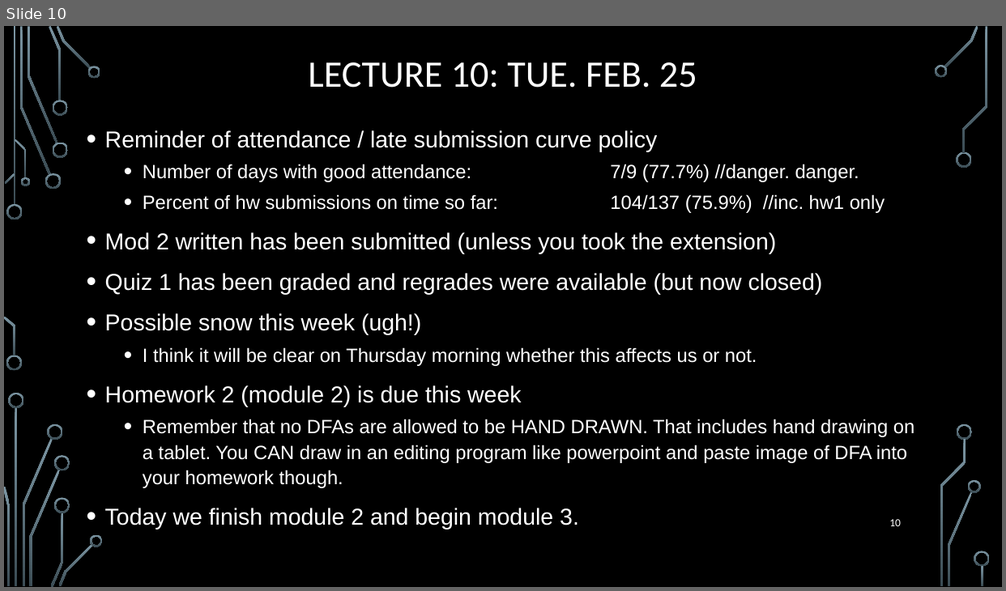
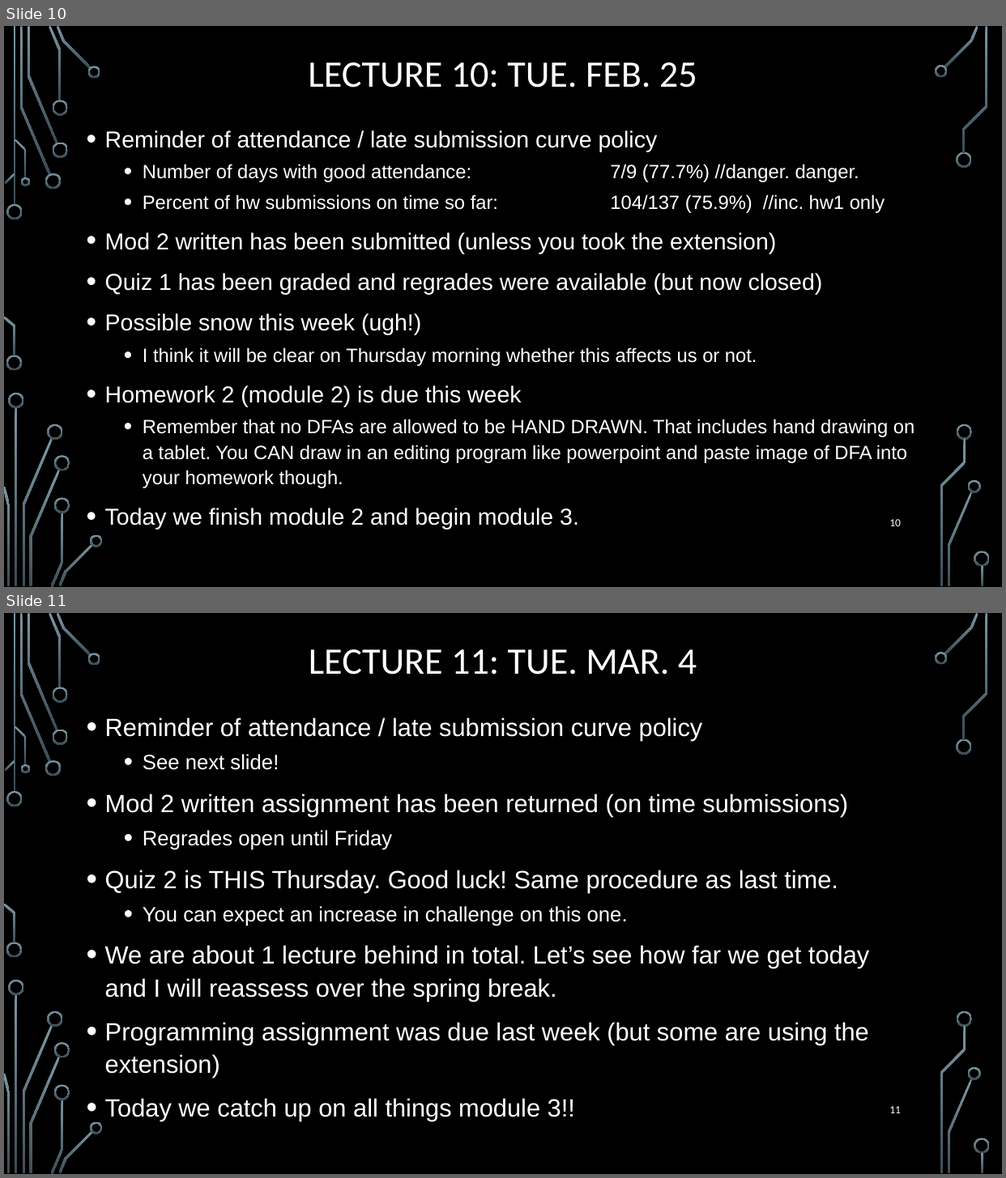
Before and after one commit to markfloryan/dmt2, a slide deck: slides/00-DailyAnnouncements.pptx. Shown one above the other, each under a label of ours: slide 10 before the commit, slides 10 and 11 after it. The pictures are 1006x591 and 1006x1178 pixels, drawn with LibreOffice and Linux fonts; fonts in the diff are those of the drawing; background and template pictures are left out. Boxes give left, top, right and bottom in pixels: in the first picture for what was removed or moved away, otherwise in the second. Text is boxed around its words. In the diff, an @@ line names an element or a change of style, - is before the commit and + after.

```diff
--- a/slides/00-DailyAnnouncements.pptx
+++ b/slides/00-DailyAnnouncements.pptx
@@ slide 11 added at (4, 613, 1002, 1174), background picture (left out); not listed: 36 template elements that a slide beside it also shows @@
@@ title added at (309, 649, 697, 675), 36 pt, text #FFFFFF @@
+LECTURE 11: TUE. MAR. 4
@@ text added at (105, 717, 869, 1121), 24 pt, text #FFFFFF @@
+• Reminder of attendance / late submission curve policy
+  • See next slide!
+• Mod 2 written assignment has been returned (on time submissions)
+  • Regrades open until Friday
+• Quiz 2 is THIS Thursday. Good luck! Same procedure as last time.
+  • You can expect an increase in challenge on this one.
+• We are about 1 lecture behind in total. Let’s see how far we get today and I will reassess over the spring break.
+• Programming assignment was due last week (but some are using the extension)
+• Today we catch up on all things module 3!!
@@ page number added at (889, 1106, 901, 1114), 10.5 pt, text #FFFFFF @@
+11
```
Also in this commit, not shown: 1 other slide added, 2 other files.
